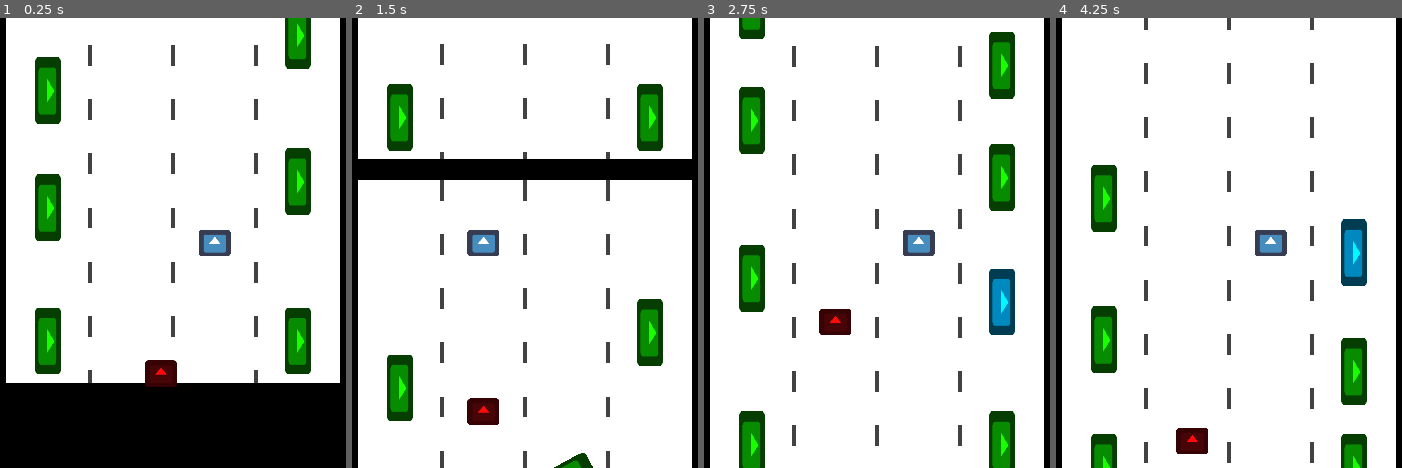
Above: before the commit, frames 1-4 (left to right).
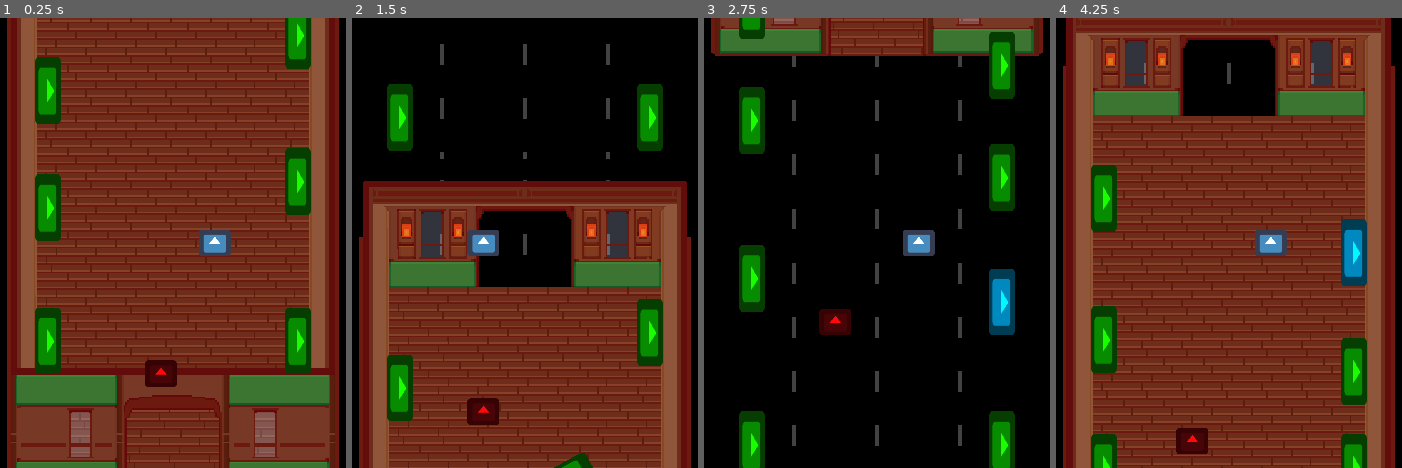
Above: after the commit, the same moments.

Repository: lajollagamesclub/week-139-followers
Game: Godot game, scene res://Main.tscn
Two runs of this game, one before a commit and one after it. Both use one fixed random seed, a clock stepped at 60 frames per second and the inputs below. The engine's default icon, where the game draws it, is replaced by a stand-in: a white triangle on a blue panel in a dark square.
Inputs (mouse positions are in pixels of both pictures, inside the frame that each line leads up to):
- Up to frame 1 (0.25 s): no input
- Up to frame 2 (1.5 s): tap Enter at 0.5 s; move the mouse to (outside the picture) at 0.52 s; hold D (g_right) 0.53-1.28 s; click (outside the picture) at 0.67 s; move the mouse to (365, 265) at 1.27 s; hold A (g_left) from 1.28 s (still down)
- Up to frame 3 (2.75 s): move the mouse to (956, 144) at 2.02 s; release A (g_left) at 2.03 s; hold D (g_right) from 2.03 s (still down)
- Up to frame 4 (4.25 s): move the mouse to (1187, 333) at 2.77 s; click (1187, 333) at 2.92 s; move the mouse to (outside the picture) at 3.52 s; release D (g_right) at 3.53 s; hold A (g_left) from 3.53 s (still down)

The runs differ from the first frame. In frame 1, 89% of the frame differs, in the area x 1-99%, y 0-100%; in frame 2, 86%; in frame 3, 87%; in frame 4, 90%.

Commit message:
Add badly implemented traincar art

Diff:
--- a/src/TrainCar.tscn
+++ b/src/TrainCar.tscn
@@ -1,5 +1,6 @@
-[gd_scene load_steps=4 format=2]
+[gd_scene load_steps=5 format=2]
 
+[ext_resource path="res://traincar.png" type="Texture" id=1]
 [ext_resource path="res://TrainCar.gd" type="Script" id=2]
 [ext_resource path="res://DottedLine.tscn" type="PackedScene" id=3]
 [ext_resource path="res://LaneSeparators.gd" type="Script" id=4]
@@ -12,6 +13,7 @@
 }
 
 [node name="ColorRect" type="ColorRect" parent="."]
+visible = false
 margin_left = -400.0
 margin_right = 400.0
 margin_bottom = 1300.0
@@ -33,3 +35,8 @@
 [node name="LeftLane" parent="LaneSeparators" instance=ExtResource( 3 )]
 position = Vector2( 760, 0 )
 total_length = 130.0
+
+[node name="Sprite" type="Sprite" parent="."]
+scale = Vector2( 4, 4 )
+texture = ExtResource( 1 )
+offset = Vector2( 0, 182 )
Binary file added: src/traincar.png
Not shown, added: src/traincar.png.import
